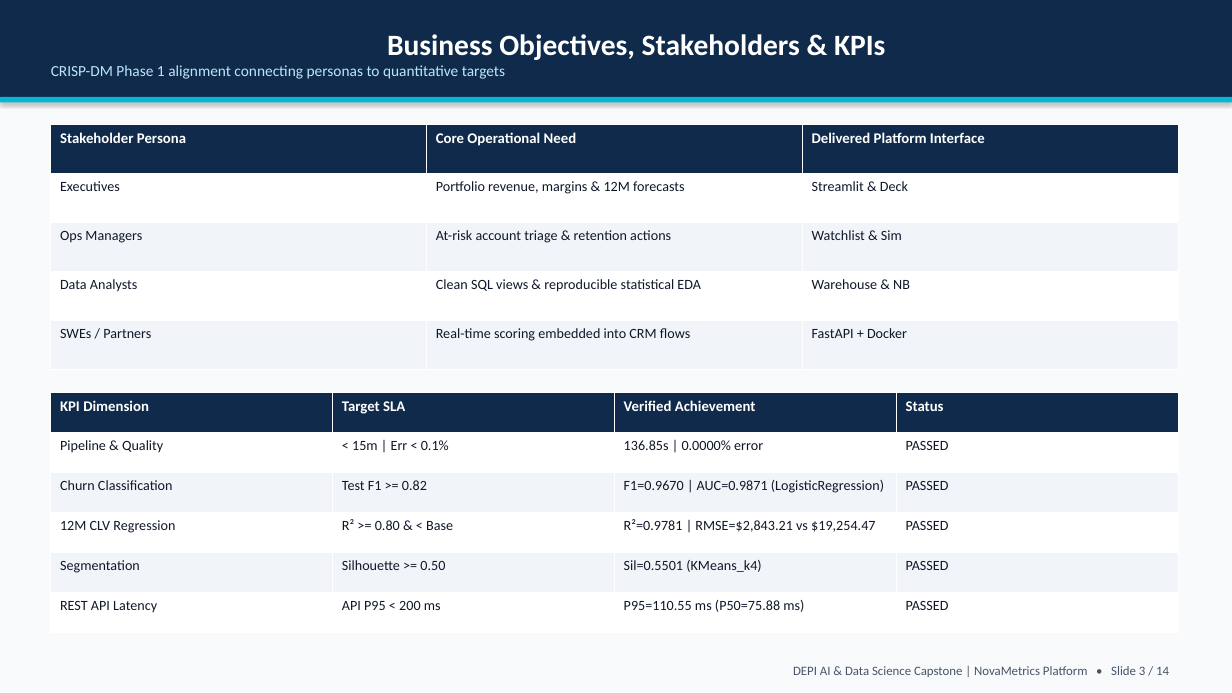
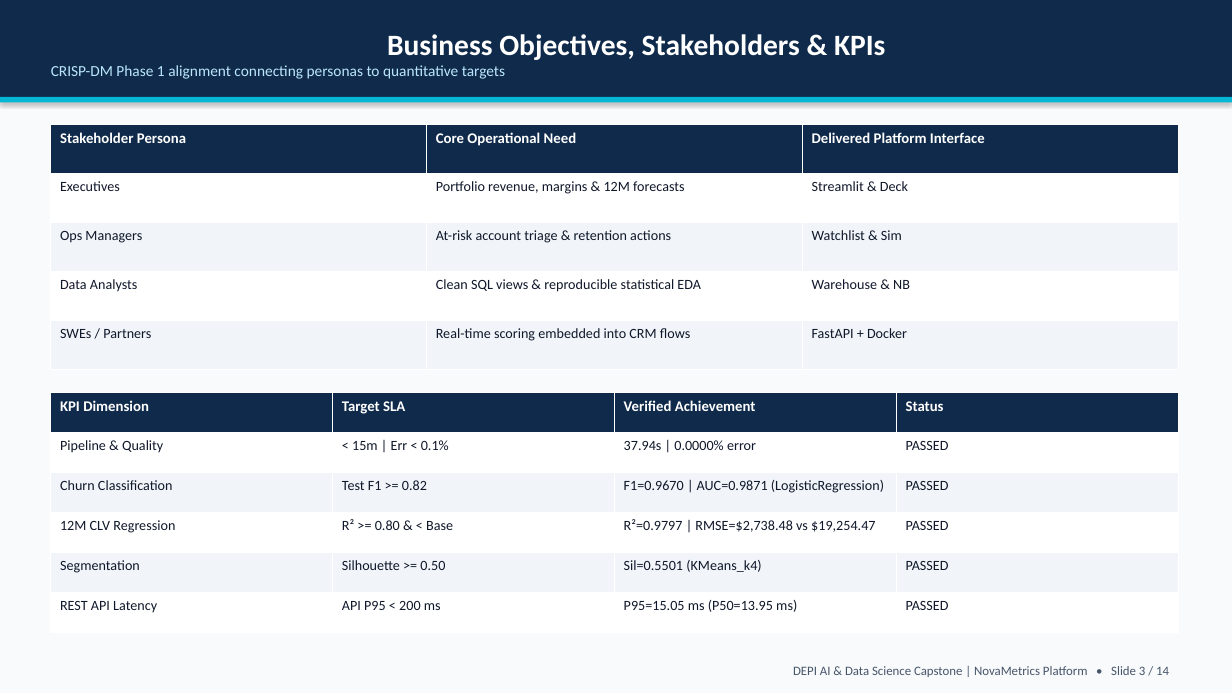
Before and after one commit to Jana-ctrl-s/end-to-end-business-analytics, a slide deck: slide 3 of docs/06_reports_and_presentation/Executive_Presentation.pptx. Drawn at 1232x693 pixels with LibreOffice and Linux fonts; fonts in the diff are those of the drawing. Boxes give left, top, right and bottom in pixels: in the first picture for what was removed or moved away, otherwise in the second. Text is boxed around its words. In the diff, an @@ line names an element or a change of style, - is before the commit and + after.

```diff
--- a/docs/06_reports_and_presentation/Executive_Presentation.pptx
+++ b/docs/06_reports_and_presentation/Executive_Presentation.pptx
@@ table at (x1=51, y1=393, x2=1178, y2=633) @@
-row 2, column 3: 136.85s | 0.0000% error
+row 2, column 3: 37.94s | 0.0000% error
-row 4, column 3: R²=0.9781 | RMSE=$2,843.21 vs $19,254.47
+row 4, column 3: R²=0.9797 | RMSE=$2,738.48 vs $19,254.47
-row 6, column 3: P95=110.55 ms (P50=75.88 ms)
+row 6, column 3: P95=15.05 ms (P50=13.95 ms)
```
Also in this commit, not shown: 5 other slides changed, 17 other files.
